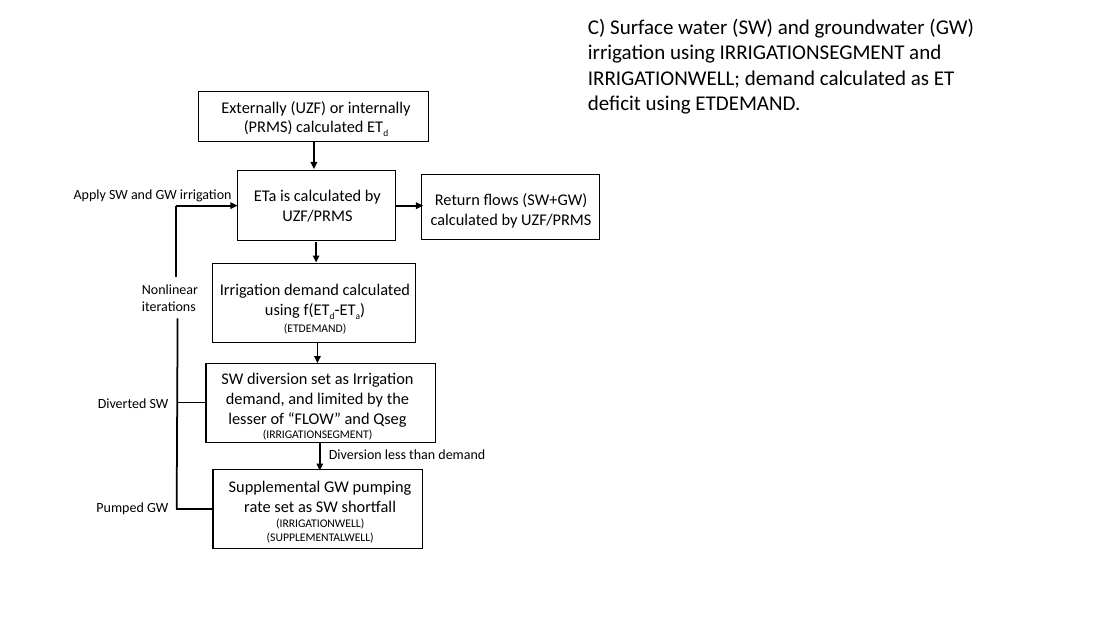
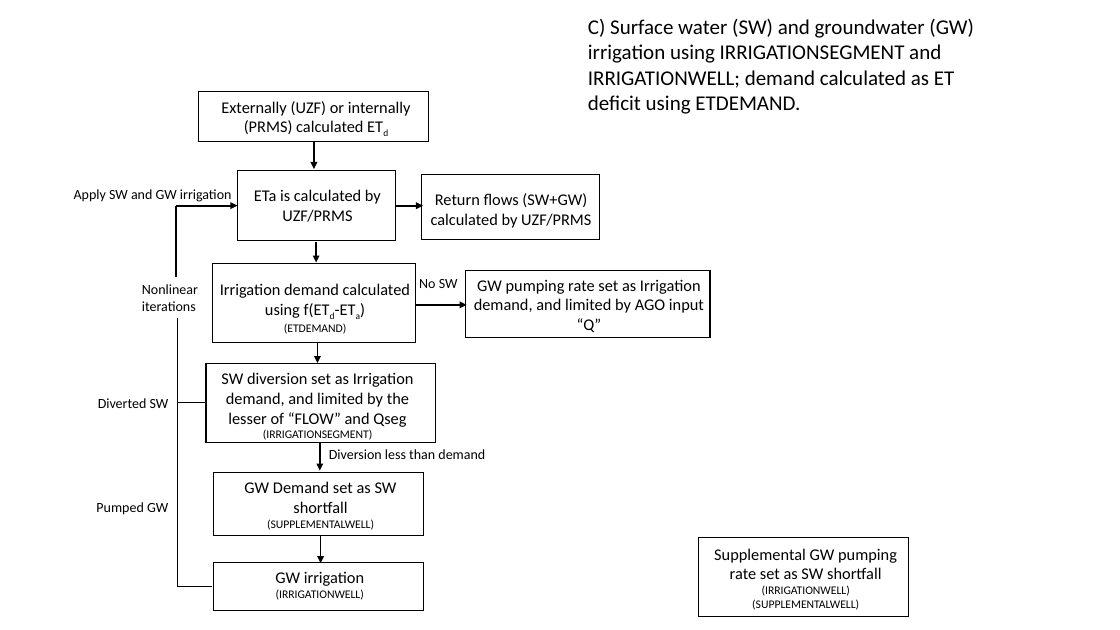
Before and after one commit to rniswon/mfnwt, a slide deck: slide 3 of Examples/AgOptions/Options.pptx. Drawn at 1120x630 pixels with LibreOffice and Linux fonts; fonts in the diff are those of the drawing. Boxes give left, top, right and bottom in pixels: in the first picture for what was removed or moved away, otherwise in the second. Text is boxed around its words. In the diff, an @@ line names an element or a change of style, - is before the commit and + after.

```diff
--- a/Examples/AgOptions/Options.pptx
+++ b/Examples/AgOptions/Options.pptx
@@ text added at <box>419,279,458,288</box>, 12 pt, text #000000 @@
+No SW
@@ rectangle added at <box>466,271,711,337</box>, outline #000000 1 pt @@
@@ text added at <box>474,279,704,333</box>, 14 pt, text #000000 @@
+GW pumping rate set as Irrigation demand, and limited by AGO input “Q”
@@ line moved from (176, 509) - (177, 318) to (177, 587) - (177, 318) @@
@@ arrow added from (417, 305) to (467, 305), #000000 1.5 pt @@
@@ rectangle added at <box>213,472,423,535</box>, outline #000000 1 pt @@
@@ text added at <box>244,481,397,530</box>, 14 pt, text #000000 @@
+GW Demand set as SW shortfall
+(SUPPLEMENTALWELL)
@@ arrow added from (321, 535) to (321, 563), #000000 1.5 pt @@
@@ rectangle: place and size @@
-rectangle at <box>213,470,423,549</box>
+rectangle at <box>699,538,909,617</box>
@@ rectangle added at <box>213,563,423,610</box>, outline #000000 1 pt @@
@@ text "Supplemental GW pumping rate set ...": place and size @@
-text "Supplemental GW pumping rate set ..." at <box>229,480,412,543</box>
+text "Supplemental GW pumping rate set ..." at <box>714,548,897,610</box>
@@ line moved from (213, 509) - (176, 509) to (212, 586) - (178, 586) @@
@@ text added at <box>275,571,364,600</box>, 10 pt, text #000000 @@
+GW irrigation
+(IRRIGATIONWELL)
```
Also in this commit, not shown: 1 other file.
